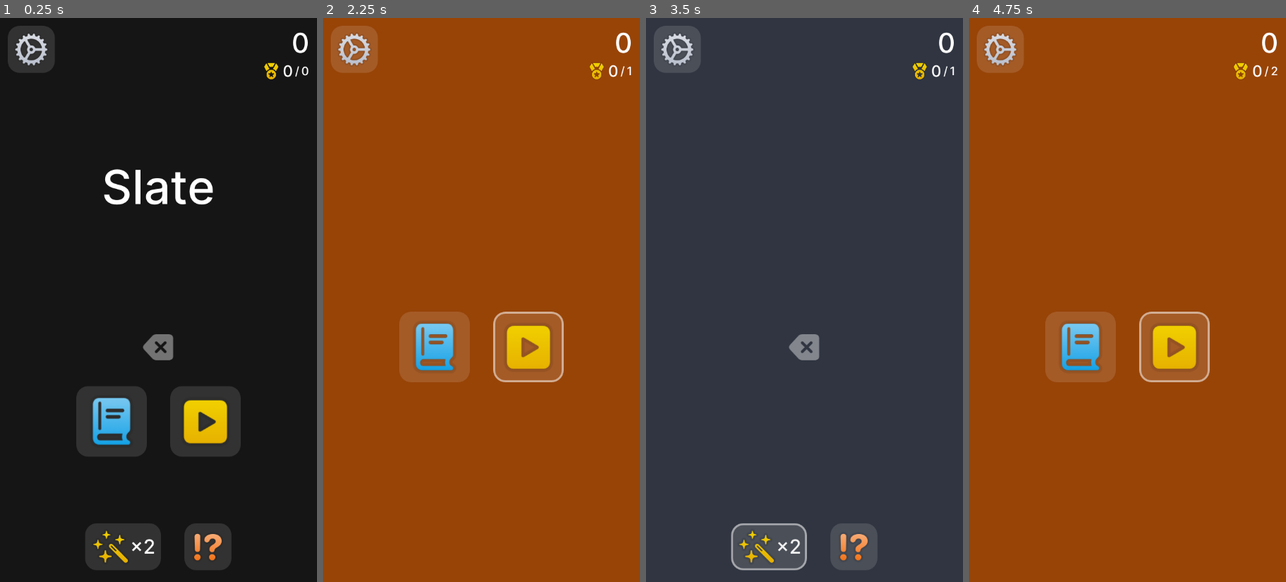
Above: before the commit, frames 1-4 (left to right).
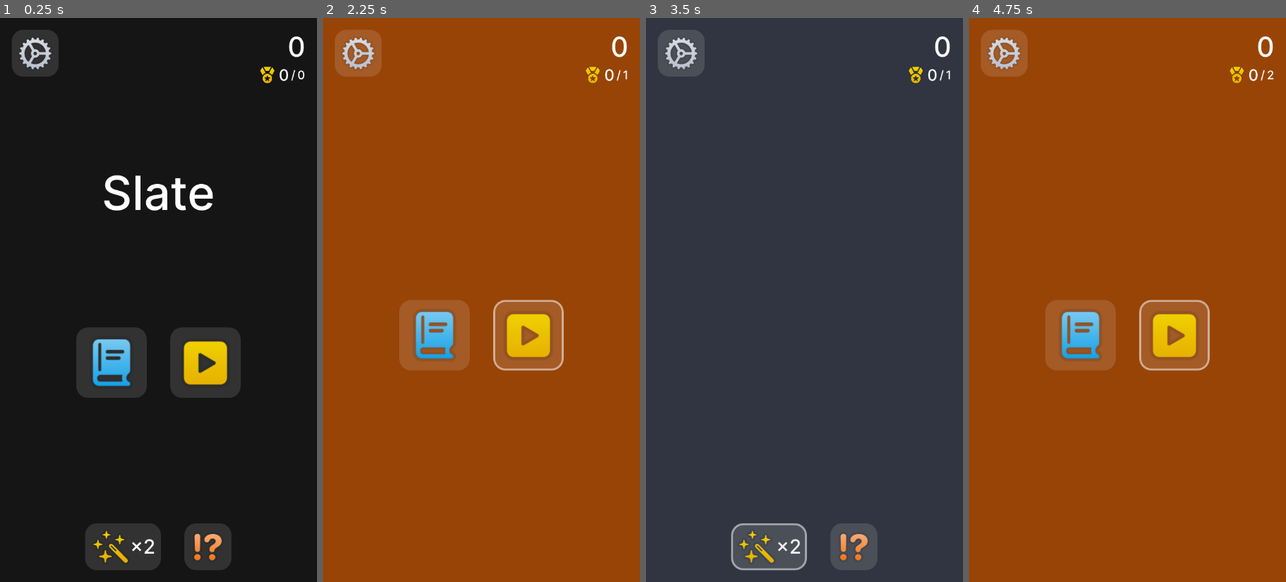
Above: after the commit, the same moments.

Repository: xtiandiaz/lexi
Game: Godot game, scene res://scenes/game.tscn
Two runs of this game, one before a commit and one after it. Both use one fixed random seed, a clock stepped at 60 frames per second and the inputs below.
Inputs (mouse positions are in pixels of both pictures, inside the frame that each line leads up to; where the layout moved, square brackets give the same spot in the first picture):
- Up to frame 1 (0.25 s): no input
- Up to frame 2 (2.25 s): click (529, 362) [529, 424] at 0.5 s; click "×2" at 1.25 s; click (532, 548) at 2 s
- Up to frame 3 (3.5 s): click (852, 333) [852, 345] at 2.75 s
- Up to frame 4 (4.75 s): click "×2" at 3.5 s; click (1178, 548) at 4.25 s

The runs differ from the first frame. In frame 1, 11% of the frame differs, in the area x 2-98%, y 1-78%; in frame 2, 4.8%; in frame 3, 1.4%; in frame 4, 4.8%.
Error in both runs: Attempt to call function 'get_as_text' in base 'null instance' on a null instance. (res://scripts/game.gd:46)

Commit message:
fix various details, improve accessibility and re-export for the Web

Diff:
--- a/godot/scenes/game.tscn
+++ b/godot/scenes/game.tscn
@@ -34,10 +34,9 @@
 anchors_preset = -1
 anchor_right = 1.0
 anchor_bottom = 0.5
-offset_left = 16.0
-offset_top = 16.0
-offset_right = -16.0
-offset_bottom = -16.0
+offset_left = 24.0
+offset_top = 24.0
+offset_right = -24.0
 grow_horizontal = 2
 
 [node name="Header" type="HBoxContainer" parent="Upper Half Container"]
@@ -84,7 +83,6 @@
 anchor_right = 1.0
 anchor_bottom = 1.0
 offset_left = 24.0
-offset_top = 24.0
 offset_right = -24.0
 offset_bottom = -24.0
 grow_horizontal = 2
--- a/godot/scenes/keypad.tscn
+++ b/godot/scenes/keypad.tscn
@@ -29,3 +29,5 @@
 layout_mode = 2
 icon = ExtResource("2_7ctu2")
 flat = false
+
+[connection signal="pressed" from="Other Controls Container/Delete Button" to="." method="_on_delete_button_pressed"]
--- a/godot/scripts/game.gd
+++ b/godot/scripts/game.gd
@@ -34,7 +34,7 @@
 	set(value):
 		_clue_count_available = value
 		clue_button.text = "×{0}".format([value])
-		clue_button.disabled = value <= 0
+		Utils.set_button_enabled(clue_button, value > 0)
 var _clue_count_used_in_current_word: int
 var _can_give_clue: bool:
 	get: return _clue_count_available > 0
@@ -82,7 +82,8 @@
 
 	_input = ""
 	slate.bonus = []
-	clue_button.disabled = !_can_give_clue
+
+	Utils.set_button_enabled(clue_button, _can_give_clue)
 
 
 func _give_clue() -> void:
--- a/godot/scripts/keypad.gd
+++ b/godot/scripts/keypad.gd
@@ -32,7 +32,7 @@
 	var presses = _pressed_buttons
 	var button_index = _find_first_button_index(letter, presses)
 	if button_index >= 0:
-		_set_button_enabled(presses[button_index], true)
+		Utils.set_button_enabled(presses[button_index], true)
 		presses.remove_at(button_index)
 
 	_reset_delete_button()
@@ -42,13 +42,13 @@
 	var unpressed_btns = _unpressed_buttons
 	var button_index = _find_first_button_index(letter, unpressed_btns)
 	if button_index >= 0:
-		_set_button_enabled(unpressed_btns[button_index], false)
+		Utils.set_button_enabled(unpressed_btns[button_index], false)
 
 	_reset_delete_button()
 
 
 func _reset_delete_button() -> void:
-	_set_button_enabled(delete_button, _pressed_buttons.size() > 0)
+	delete_button.visible = _pressed_buttons.size() > 0
 
 
 # Called when the node enters the scene tree for the first time.
@@ -98,10 +98,6 @@
 	return -1
 
 
-func _set_button_enabled(button: Button, flag: bool) -> void:
-	button.disabled = !flag
-
-
 ## SIGNALS
 
 
@@ -109,7 +105,7 @@
 	if _pressed_buttons.has(button):
 		return
 
-	_set_button_enabled(button, false)
+	Utils.set_button_enabled(button, false)
 	_reset_delete_button()
 
 	input.emit(button.letter)
--- a/godot/scripts/utils.gd
+++ b/godot/scripts/utils.gd
@@ -55,3 +55,8 @@
 	for i in array_size:
 		string += String(array[i]) + (separator if i < array_size - 1 else "")
 	return string
+
+
+static func set_button_enabled(button: Button, flag: bool) -> void:
+	button.disabled = !flag
+	button.focus_mode = Control.FOCUS_ALL if flag else Control.FOCUS_NONE
--- a/godot/themes/general.tres
+++ b/godot/themes/general.tres
@@ -12,6 +12,7 @@
 default_font_size = 32
 Button/colors/font_color = Color(1, 1, 1, 1)
 Button/colors/font_disabled_color = Color(1, 1, 1, 0.25098)
+Button/colors/icon_disabled_color = Color(1, 1, 1, 0.25098)
 Button/constants/align_to_largest_stylebox = 0
 Button/constants/h_separation = 0
 Button/constants/icon_max_width = 0
Binary file changed: godot/icons/delete.png
Not shown, changed: godot/builds/web/index.html
Not shown, changed: godot/builds/web/index.pck
